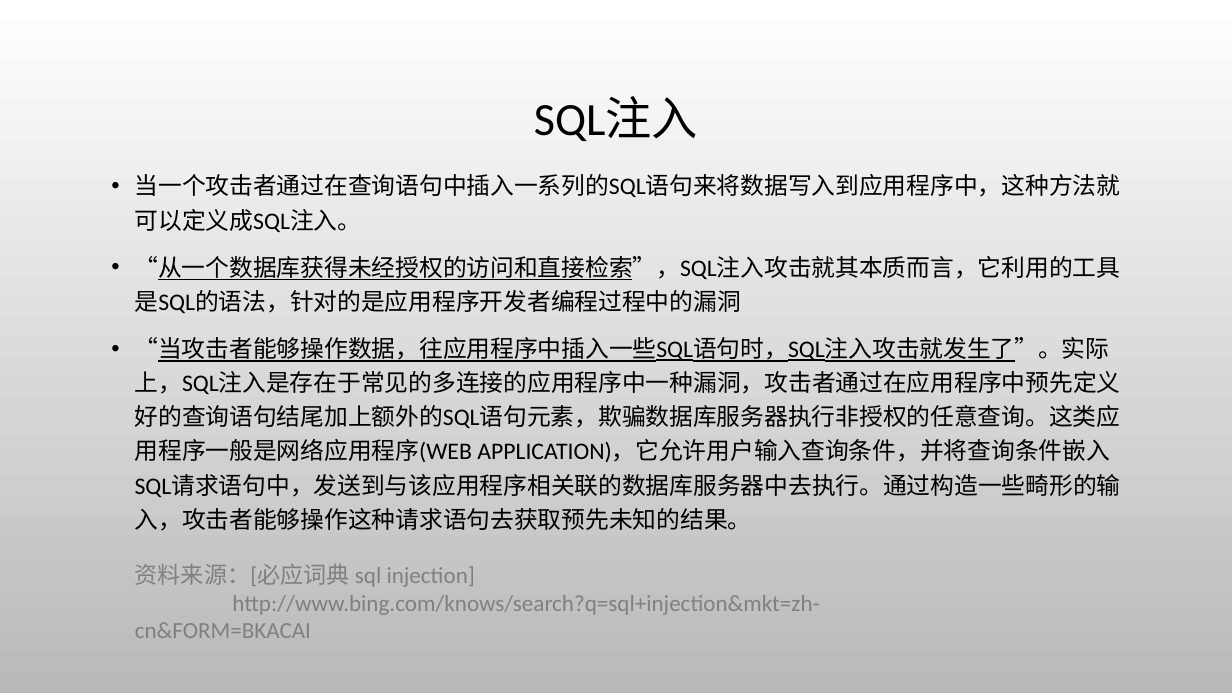
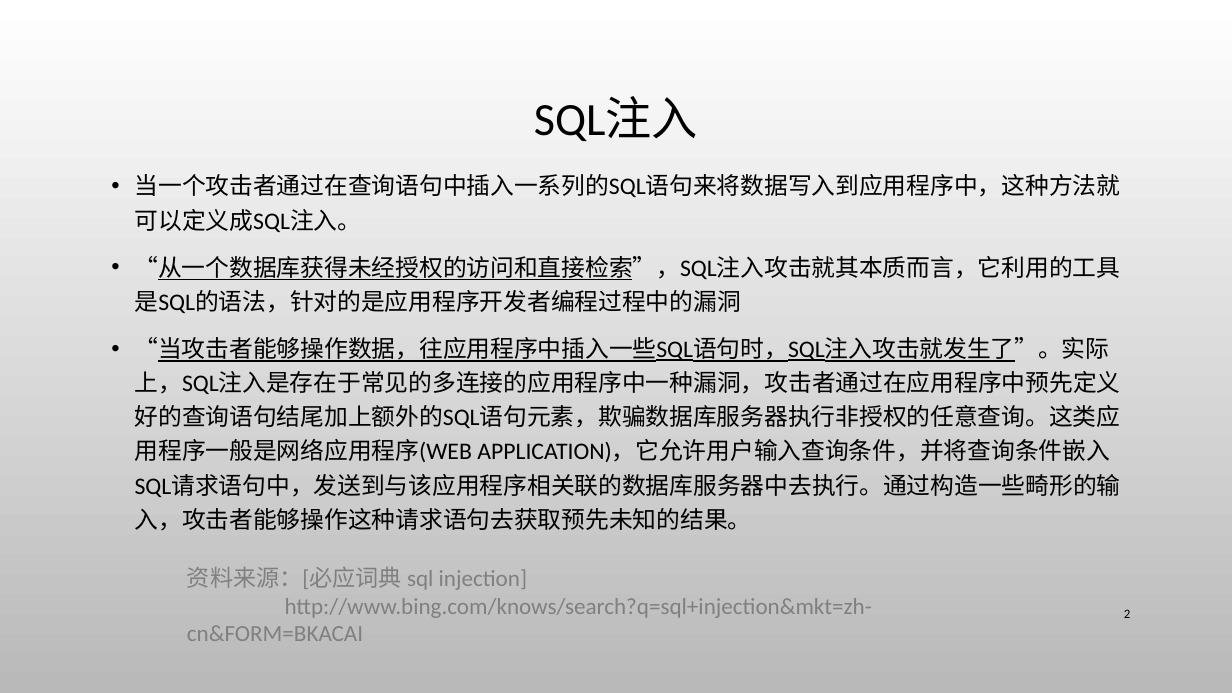
Before and after one commit to CUCCS/ns, a slide deck: slide 2 of 2016-2/zc_snRNA/FlippedClassroom_FromSqlInjectionToShell/From SQL injection to Shell.pptx. Drawn at 1232x693 pixels with LibreOffice and Linux fonts; fonts in the diff are those of the drawing; background and template pictures are left out. Boxes give left, top, right and bottom in pixels: in the first picture for what was removed or moved away, otherwise in the second. Text is boxed around its words. In the diff, an @@ line names an element or a change of style, - is before the commit and + after.

```diff
--- a/2016-2/zc_snRNA/FlippedClassroom_FromSqlInjectionToShell/From SQL injection to Shell.pptx
+++ b/2016-2/zc_snRNA/FlippedClassroom_FromSqlInjectionToShell/From SQL injection to Shell.pptx
@@ text "资料来源：[必应词典 sql injection]": place and size @@
-text "资料来源：[必应词典 sql injection]" at box(135, 564, 819, 638)
+text "资料来源：[必应词典 sql injection]" at box(187, 567, 872, 641)
@@ page number added at box(1124, 609, 1130, 618), 10 pt, text #000000 @@
+2
```
Also in this commit, not shown: 20 other slides changed, 11 slides added, 7 slides removed.
